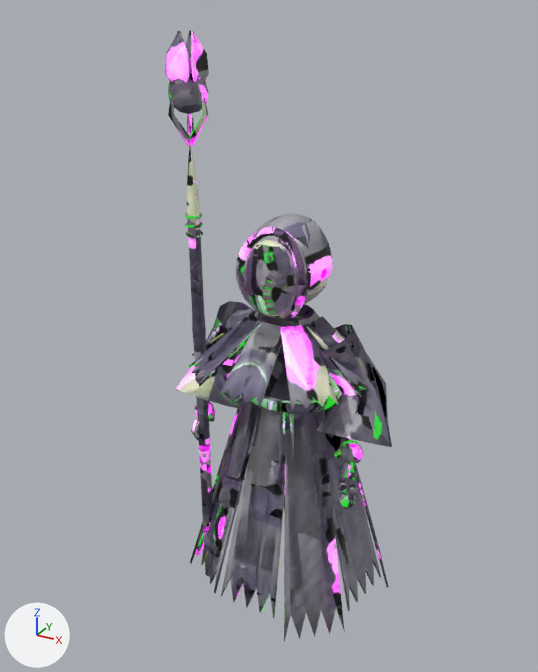
The glTF model public/media/models/monsters/shaman.glb, before and after one commit.
Both versions are drawn from a 50 mm camera at (0.913, -1.788, 1.786) aimed at (-0.066, -0.008, 0.896). The axes (+X, +Y, +Z) are drawn at lower left. The lights are the same throughout. The older version comes first. Vertices at exactly the same position are counted once.

Before the edit, the objects in view are built like this:
```python
me_shaman = bpy.data.meshes.new('shaman')
me_shaman.from_pydata(...)  # 4089 vertices, 7854 faces; spans x -0.35..0.36, y -0.3..0.34, z 0.03..1.74
# faces by material slot: [1568, 208, 6078]
me_shaman.materials.append(mat_skin)
me_shaman.materials.append(mat_glow)
me_shaman.materials.append(mat_cloth)
me_shaman_001 = bpy.data.meshes.new('shaman.001')
me_shaman_001.from_pydata(...)  # 1535 vertices, 2745 faces; spans x -0.35..0.36, y -0.3..0.33, z 0.03..1.74
# faces by material slot: [572, 176, 1997]
me_shaman_001.materials.append(mat_skin)
me_shaman_001.materials.append(mat_glow)
me_shaman_001.materials.append(mat_cloth)
ob_shaman = bpy.data.objects.new('shaman', me_shaman)
ob_shaman.location = (0.0, 0.0, 0.0)
ob_shaman_lod1 = bpy.data.objects.new('shaman_lod1', me_shaman_001)
ob_shaman_lod1.location = (0.0, 0.0, 0.0)
```
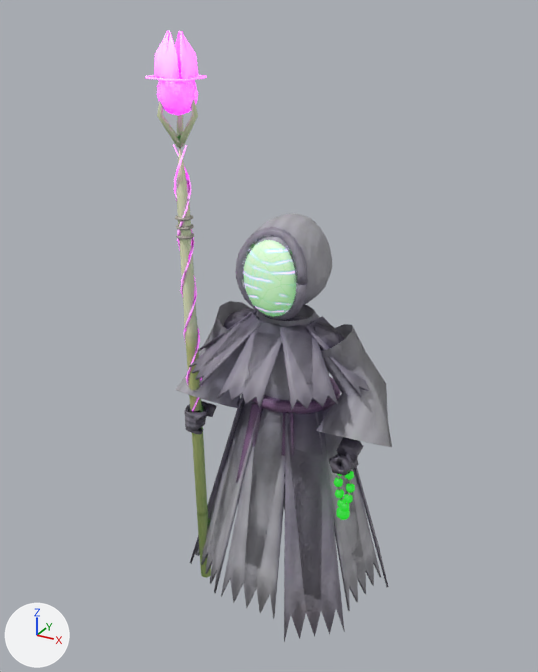
The change, as a list of edits to the scene's bpy script:
```text
Change me_shaman:
    used by ob_shaman; location = (0.0, 0.0, 0.0)
    remove me_shaman.from_pydata(...)  # 4089 vertices, 7854 faces; spans x -0.35..0.36, y -0.3..0.34, z 0.03..1.74
    add me_shaman.from_pydata(...)  # 4106 vertices, 7922 faces; spans x -0.35..0.36, y -0.3..0.34, z 0.02..1.74
    me_shaman part 1: a new loose piece, an icosphere of 80 faces spanning x 0.256..0.283, y -0.156..-0.128, z 0.539..0.566, in mat_skin
    me_shaman part 2: a new loose piece, an icosphere of 80 faces spanning x 0.251..0.278, y -0.156..-0.129, z 0.501..0.528, in mat_skin
    me_shaman part 3: a new loose piece, an icosphere of 80 faces spanning x 0.242..0.269, y -0.156..-0.128, z 0.47..0.498, in mat_skin
    me_shaman part 4: the loose piece of 20 vertices spanning x -0.24..-0.21, y -0.14..-0.07, z 1.58..1.74 is copied, and the copy is moved by (-0.01, -0.03, 0.0); it spans x -0.25..-0.22, y -0.17..-0.1, z 1.58..1.74
    me_shaman part 5: the loose piece of 20 vertices spanning x -0.29..-0.22, y -0.09..-0.06, z 1.58..1.74 is copied, and the copy is moved by (-0.01, -0.03, 0.0); it spans x -0.3..-0.23, y -0.12..-0.09, z 1.58..1.74
    me_shaman part 6: the loose piece of 20 vertices spanning x -0.29..-0.22, y -0.15..-0.12, z 1.58..1.74 is copied, and the copy is moved by (-0.01, -0.03, 0.0); it spans x -0.3..-0.23, y -0.18..-0.15, z 1.58..1.74
    me_shaman part 7: a new loose piece of 62 vertices spanning x -0.29..-0.23, y -0.16..-0.11, z 0.67..1.46, in mat_glow
    me_shaman part 8: a new loose piece of 17 vertices spanning x -0.3..-0.26, y -0.15..-0.09, z 1.45..1.63, in mat_cloth
    me_shaman part 9: 10 loose pieces with 188 vertices, spanning x -0.25..0.28, y -0.15..-0.08, z 0.51..0.65, are deleted
    me_shaman part 10: 190 vertices moved from x -0.3..0.27, y -0.16..0.05, z 0.03..1.63 to x -0.32..0.27, y -0.19..0.05, z 0.03..1.63; 1516 vertices removed from x -0.29..0.28, y -0.16..0.05, z 0.03..1.74; 1192 vertices added at x -0.31..0.28, y -0.21..0.05, z 0.02..1.74
    me_shaman part 11: 4102 kept faces spanning x -0.35..0.36, y -0.3..0.34, z 0.03..1.63 get new texture (UV) coordinates
    other edits to the shape of me_shaman do not show in these pictures
Change me_shaman_001:
    used by ob_shaman_lod1; location = (0.0, 0.0, 0.0)
    remove me_shaman_001.from_pydata(...)  # 1535 vertices, 2745 faces; spans x -0.35..0.36, y -0.3..0.33, z 0.03..1.74
    add me_shaman_001.from_pydata(...)  # 1534 vertices, 2772 faces; spans x -0.35..0.36, y -0.3..0.33, z 0.02..1.74
    me_shaman_001 part 12: the loose piece of 9 vertices spanning x -0.29..-0.24, y -0.16..-0.1, z 1.45..1.63 is rebuilt with 8 vertices and now spans x -0.3..-0.26, y -0.14..-0.09, z 1.45..1.63
    me_shaman_001 part 13: 15 loose pieces with 134 vertices, spanning x -0.26..0.28, y -0.16..-0.08, z 0.47..0.65, are deleted
    me_shaman_001 part 14: 78 vertices moved from x -0.3..0.26, y -0.16..0.05, z 0.12..1.63 to x -0.32..0.25, y -0.19..0.05, z 0.12..1.63; 628 vertices removed from x -0.31..0.3, y -0.25..0.31, z 0.03..1.74; 730 vertices added at x -0.35..0.28, y -0.21..0.2, z 0.02..1.64
    me_shaman_001 part 15: 911 kept faces spanning x -0.35..0.36, y -0.3..0.33, z 0.04..1.63 get new texture (UV) coordinates
    other edits to the shape of me_shaman_001 do not show in these pictures
```

Pixel boxes [x1, y1, x2, y2] of what changed, in the pictures (538 x 672 px; the box of a moved part takes in the faces that stretch with it):
'shaman', reshaped (9% wider)
    before: [165, 30, 392, 642]
    after: [145, 31, 392, 642]
'shaman_lod1', reshaped (11% wider)
    before: [170, 36, 388, 631]
    after: [147, 38, 388, 620]
part 1 of me_shaman, added
    after: [346, 484, 355, 493]
part 2 of me_shaman, added
    after: [344, 494, 353, 503]
part 3 of me_shaman, added
    after: [341, 502, 349, 511]
part 4 of me_shaman, added (pink)
    after: [180, 31, 198, 83]
part 5 of me_shaman, added
    after: [175, 31, 181, 72]
part 6 of me_shaman, added (pink)
    after: [155, 31, 179, 84]
part 7 of me_shaman, added
    after: [173, 144, 202, 411]
part 8 of me_shaman, added (mostly hidden)
    after: [177, 114, 183, 137]
part 9 of me_shaman, deleted
    before: [197, 410, 358, 495]
part 10 of me_shaman, moved or reshaped
    before: [165, 30, 363, 577]
    after: [154, 31, 364, 556]
part 11 of me_shaman, surface changed
    before: [175, 79, 392, 634]
    after: [165, 81, 392, 634]
part 12 of me_shaman_001, rebuilt
    before: [170, 114, 190, 140]
    after: [177, 115, 181, 138]
part 13 of me_shaman_001, deleted
    before: [192, 411, 358, 500]
part 14 of me_shaman_001, moved or reshaped
    before: [186, 48, 379, 631]
    after: [147, 75, 358, 578]
part 15 of me_shaman_001, surface changed
    before: [177, 77, 386, 612]
    after: [177, 215, 386, 612]
